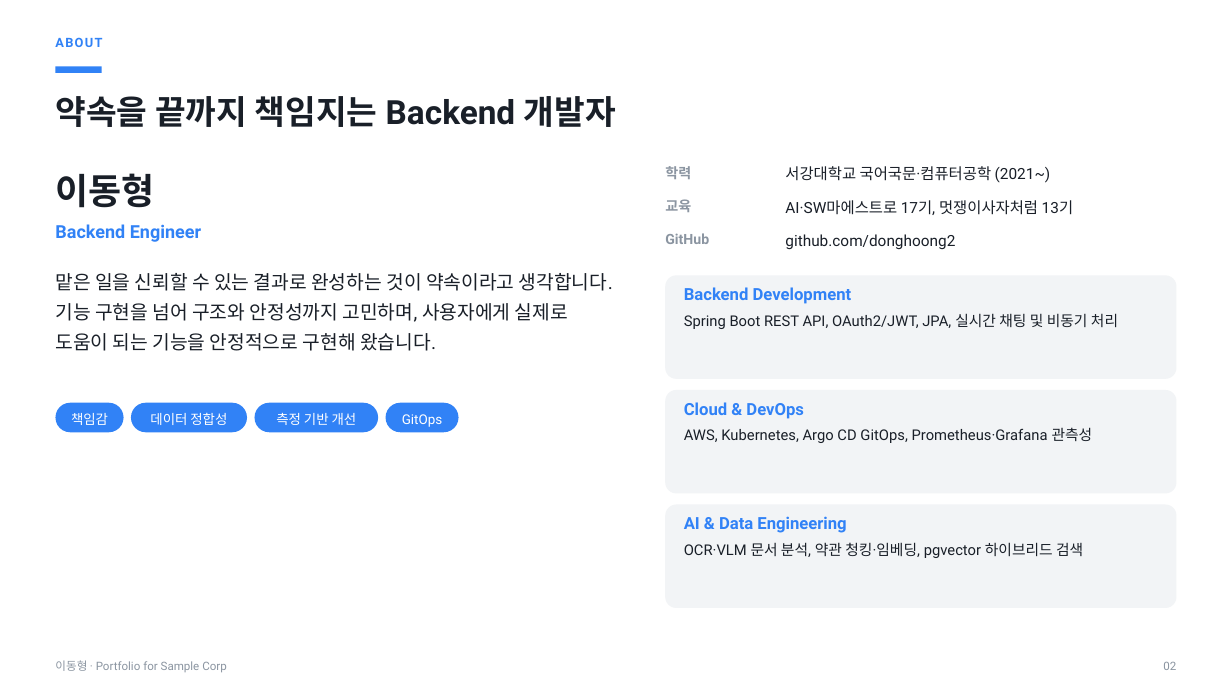
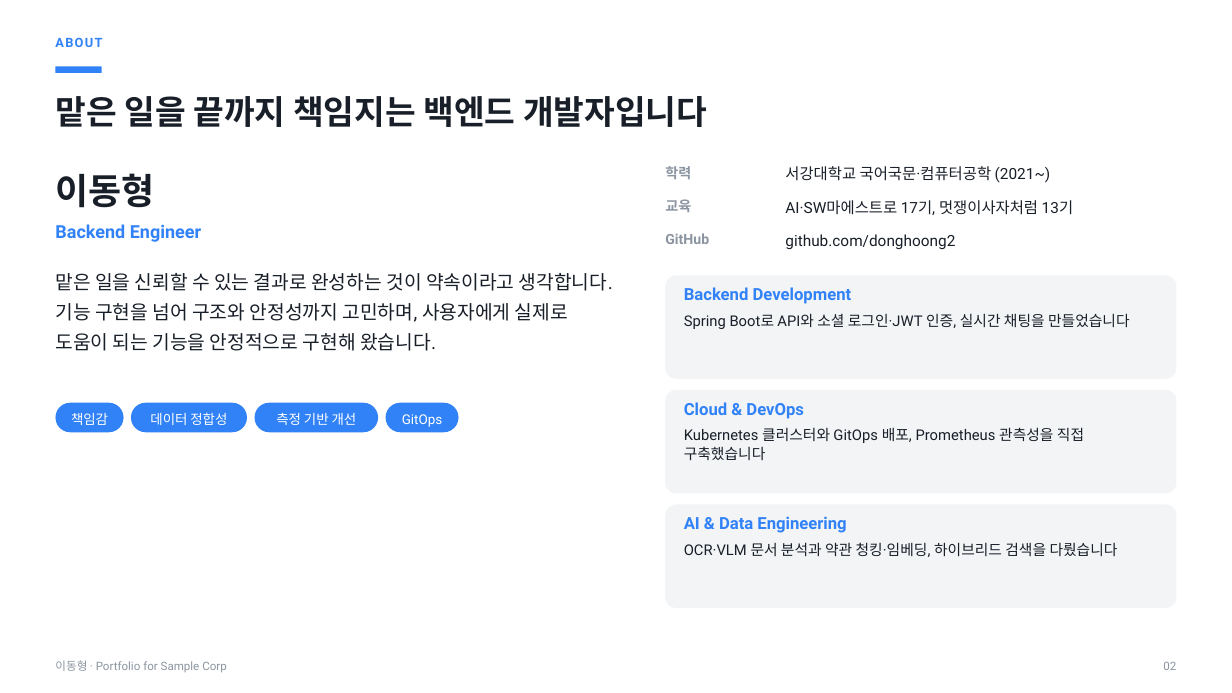
Before and after one commit to donghoong2/company-portfolio, a slide deck: slide 2 of output/_sample_portfolio.pptx. Drawn at 1232x693 pixels with LibreOffice and Linux fonts; fonts in the diff are those of the drawing. Boxes give left, top, right and bottom in pixels: in the first picture for what was removed or moved away, otherwise in the second. Text is boxed around its words. In the diff, an @@ line names an element or a change of style, - is before the commit and + after.

```diff
--- a/output/_sample_portfolio.pptx
+++ b/output/_sample_portfolio.pptx
@@ text at (55, 96, 707, 127): text changed @@
-약속을 끝까지 책임지는 Backend 개발자
+맡은 일을 끝까지 책임지는 백엔드 개발자입니다
@@ text at (684, 313, 1130, 329): text changed @@
-Spring Boot REST API, OAuth2/JWT, JPA, 실시간 채팅 및 비동기 처리
+Spring Boot로 API와 소셜 로그인·JWT 인증, 실시간 채팅을 만들었습니다
@@ text at (684, 427, 1084, 460): text changed @@
-AWS, Kubernetes, Argo CD GitOps, Prometheus·Grafana 관측성
+Kubernetes 클러스터와 GitOps 배포, Prometheus 관측성을 직접 구축했습니다
@@ text at (684, 542, 1118, 557): text changed @@
-OCR·VLM 문서 분석, 약관 청킹·임베딩, pgvector 하이브리드 검색
+OCR·VLM 문서 분석과 약관 청킹·임베딩, 하이브리드 검색을 다뤘습니다
```
Also in this commit, not shown: 6 other slides changed, 15 other files.
